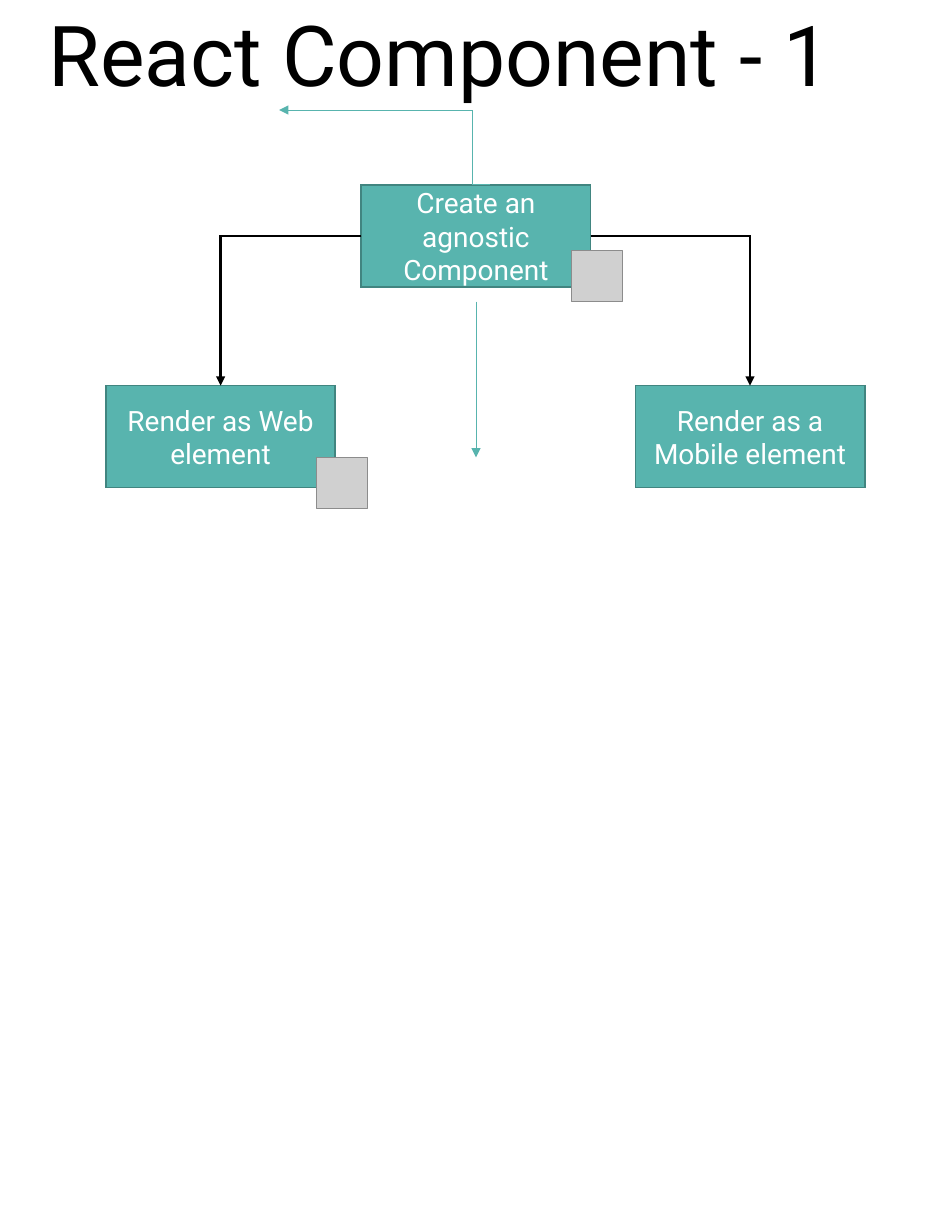
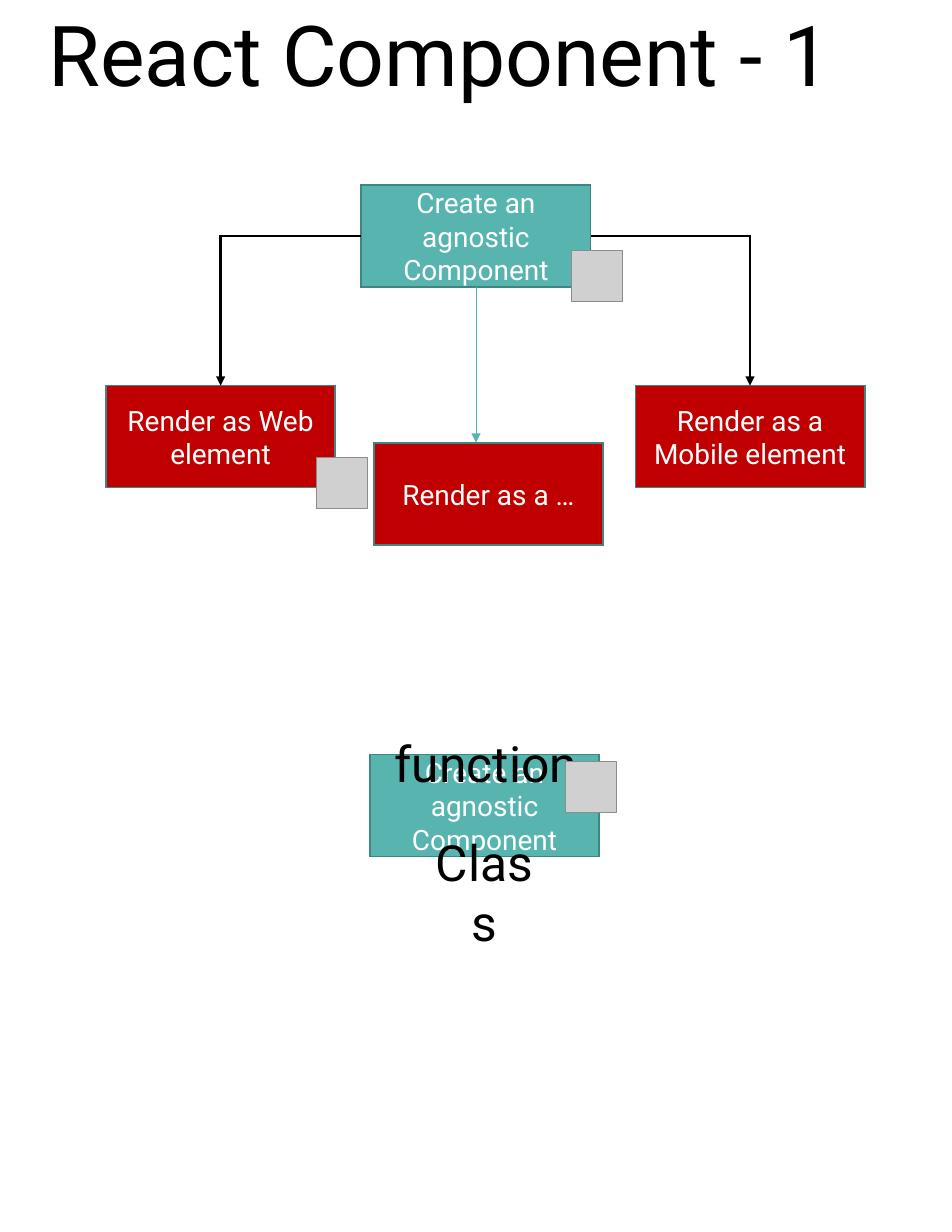
Before and after one commit to scorpion0511/mytracker, a slide deck: slide 18 of doc/React.pptx (slide 14 before the commit). Drawn at 952x1232 pixels with LibreOffice and Linux fonts; fonts in the diff are those of the drawing; grey boxes stand for pictures. Boxes give left, top, right and bottom in pixels: in the first picture for what was removed or moved away, otherwise in the second. Text is boxed around its words. In the diff, an @@ line names an element or a change of style, - is before the commit and + after.

```diff
--- a/doc/React.pptx
+++ b/doc/React.pptx
@@ elbow arrow removed from (491, 185) to (279, 110) @@
@@ arrow moved from (476, 301) - (476, 457) to (476, 287) - (476, 442) @@
@@ rectangle "Render as Web element" at bbox=[106, 385, 336, 487]: fill #58B4AE to #C00000 @@
@@ rectangle "Render as a Mobile element" at bbox=[635, 385, 865, 487]: fill #58B4AE to #C00000 @@
@@ rectangle added at bbox=[374, 444, 604, 545], fill #C00000, outline #418581 1 pt, 18 pt, text #FFFFFF @@
+Render as a …
@@ text added at bbox=[395, 737, 578, 795], 32 pt, text #000000 @@
+function
@@ rectangle added at bbox=[370, 755, 599, 857], fill #58B4AE, outline #418581 1 pt, 18 pt, text #FFFFFF @@
+Create an agnostic Component
@@ picture added at bbox=[566, 762, 617, 813] @@
@@ text added at bbox=[413, 827, 557, 898], 32 pt, text #000000 @@
+Class
```
Also in this commit, not shown: 2 other slides changed, 4 slides added, 4 slides removed, 16 other files.
